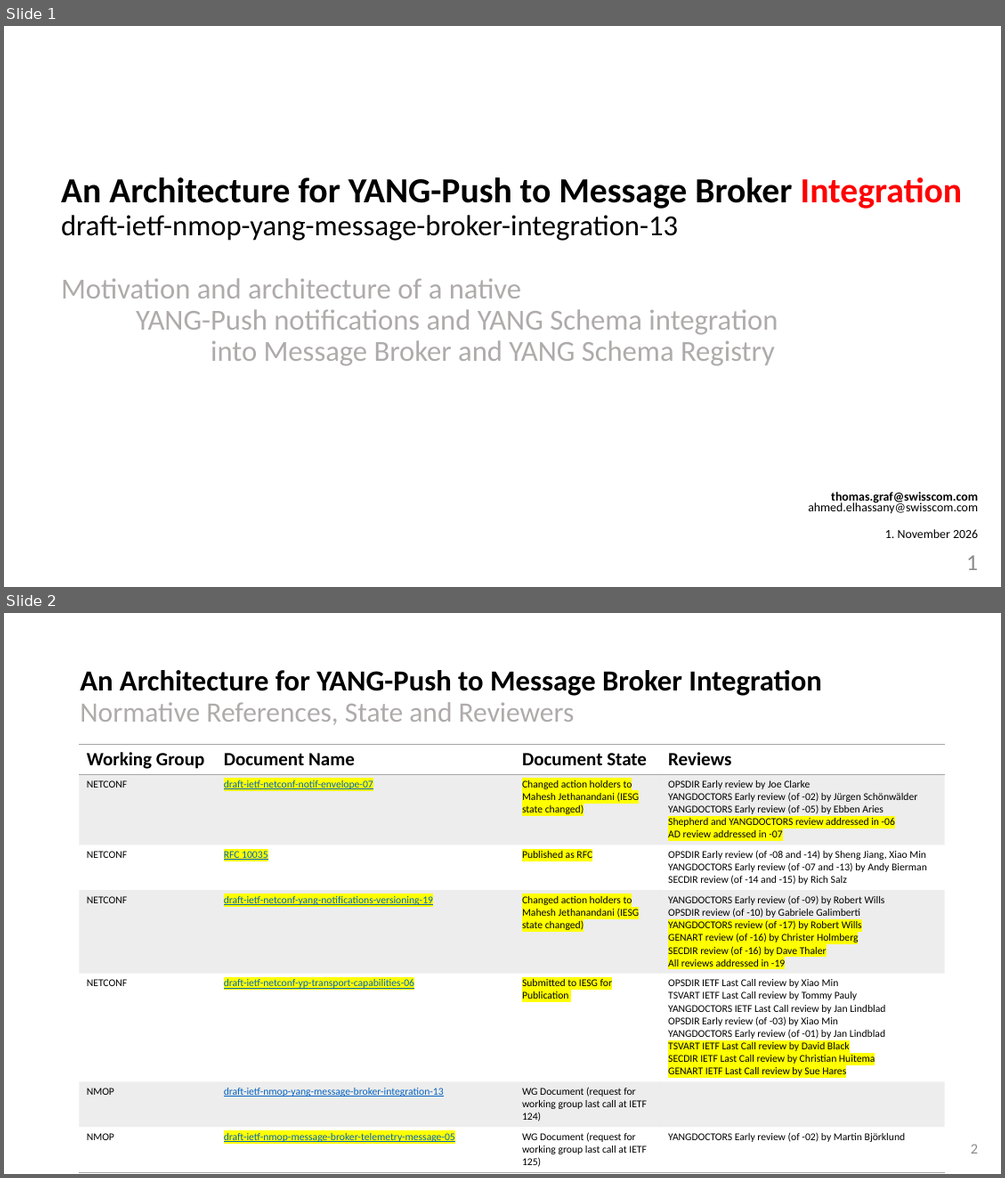
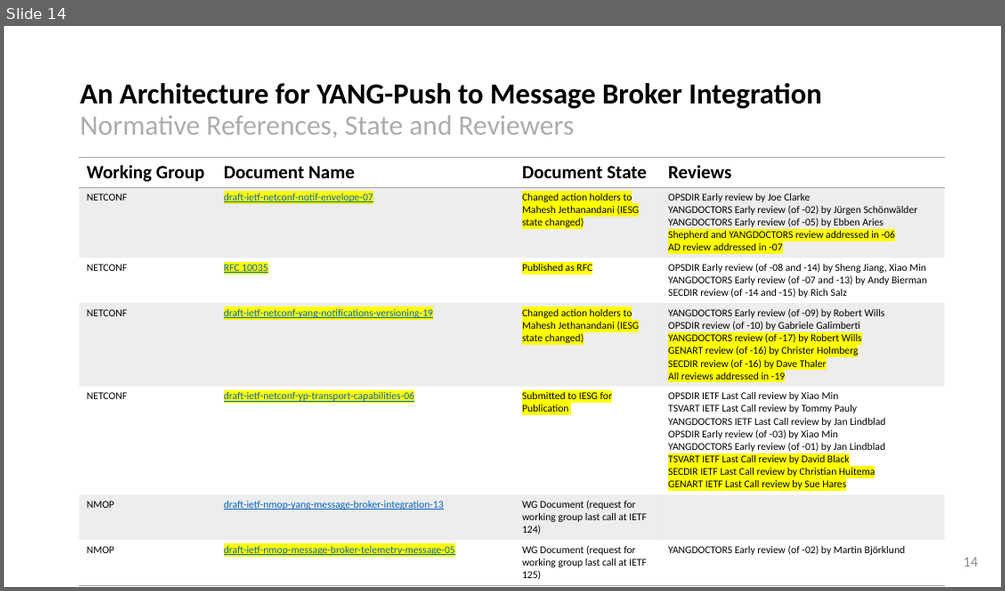
Before and after one commit to network-analytics/ietf-network-analytics-document-status, a slide deck: 127/NMOP/draft-ietf-nmop-yang-message-broker-integration-13.pptx. Shown one above the other, each under a label of ours: slides 1 and 2 before the commit, slide 14 after it. The pictures are 1005x1178 and 1005x591 pixels, drawn with LibreOffice and Linux fonts; fonts in the diff are those of the drawing. Boxes give left, top, right and bottom in pixels: in the first picture for what was removed or moved away, otherwise in the second. Text is boxed around its words. In the diff, an @@ line names an element or a change of style, - is before the commit and + after.

```diff
--- a/127/NMOP/draft-ietf-nmop-yang-message-broker-integration-13.pptx
+++ b/127/NMOP/draft-ietf-nmop-yang-message-broker-integration-13.pptx
@@ slide 1 removed at (4, 26, 1001, 587), background #FFFFFF @@
@@ text removed at (61, 177, 963, 366) @@
-An Architecture for YANG-Push to Message Broker Integration
-draft-ietf-nmop-yang-message-broker-integration-13
-Motivation and architecture of a native
-YANG-Push notifications and YANG Schema integration
-into Message Broker and YANG Schema Registry
@@ text removed at (808, 491, 978, 538) @@
-thomas.graf@swisscom.com
-ahmed.elhassany@swisscom.com
-1. November 2026
@@ page number removed at (966, 555, 978, 570) @@
-1
@@ what was slide 2 is now slide 14 @@
@@ page number at (963, 556, 979, 566): text changed @@
-2
+14
```
Also in this commit, not shown: 13 slides added, 1 other file.
